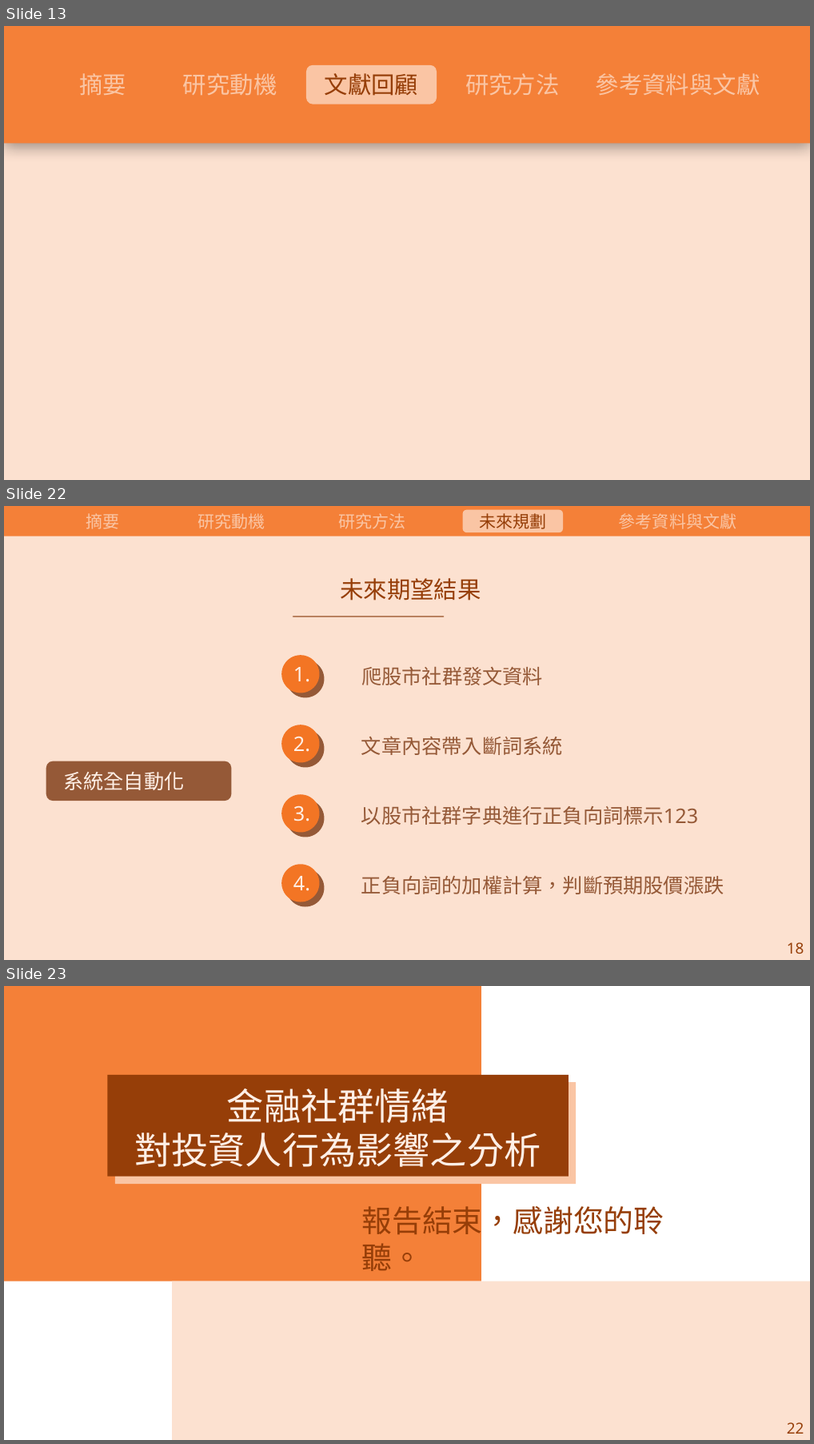
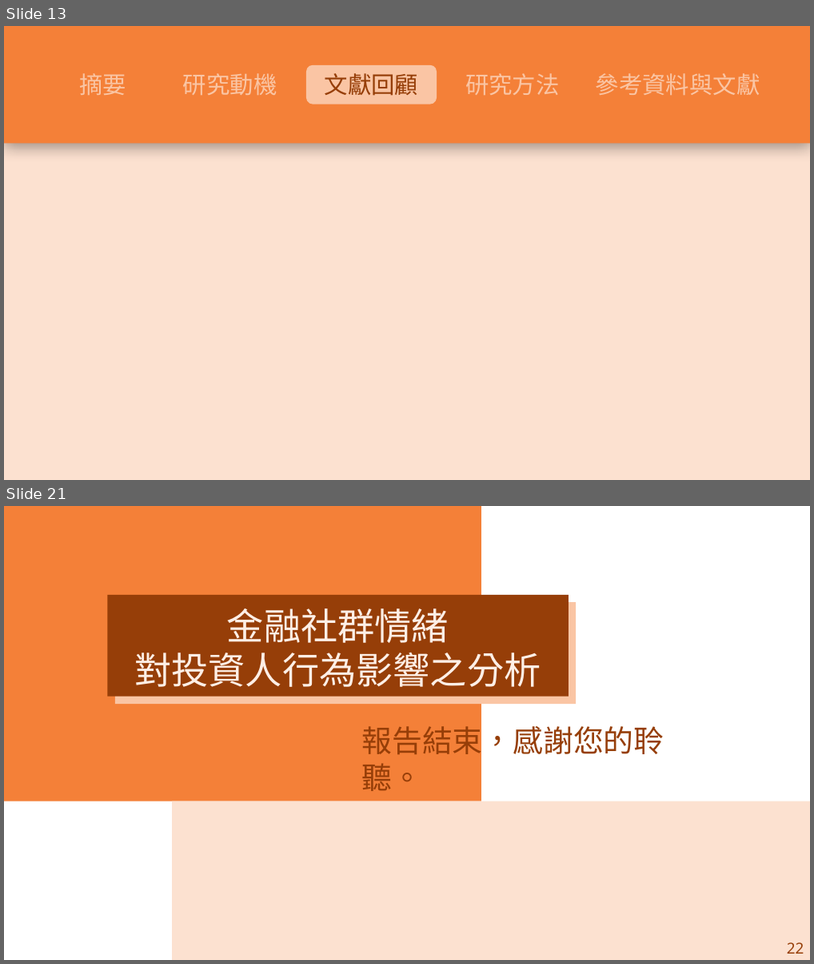
Before and after one commit to carina419/NTUST, a slide deck: 112-2/MI6006701 研究方法/研究方法期末報告.pptx. Shown one above the other, each under a label of ours: slides 13, 22 and 23 before the commit, slides 13 and 21 after it; the slides between them are not shown. The pictures are 814x1444 and 814x964 pixels, drawn with LibreOffice and Linux fonts; fonts in the diff are those of the drawing. Boxes give left, top, right and bottom in pixels: in the first picture for what was removed or moved away, otherwise in the second. Text is boxed around its words. In the diff, an @@ line names an element or a change of style, - is before the commit and + after.

```diff
--- a/112-2/MI6006701 研究方法/研究方法期末報告.pptx
+++ b/112-2/MI6006701 研究方法/研究方法期末報告.pptx
@@ slide 22 removed at (x1=4, y1=506, x2=810, y2=960), background #FFFFFF @@
@@ rectangle removed at (x1=4, y1=506, x2=810, y2=960) @@
@@ rectangle removed at (x1=4, y1=506, x2=810, y2=536) @@
@@ text removed at (x1=86, y1=513, x2=120, y2=529) @@
-摘要
@@ text removed at (x1=198, y1=513, x2=265, y2=529) @@
-研究動機
@@ text removed at (x1=338, y1=513, x2=406, y2=529) @@
-研究方法
@@ rounded rectangle removed at (x1=463, y1=510, x2=563, y2=532) @@
@@ text removed at (x1=479, y1=513, x2=546, y2=529) @@
-未來規劃
@@ text removed at (x1=619, y1=513, x2=737, y2=529) @@
-參考資料與文獻
@@ text removed at (x1=340, y1=578, x2=481, y2=600) @@
-未來期望結果
@@ line removed from (444, 616) to (294, 616) @@
@@ rounded rectangle removed at (x1=46, y1=760, x2=231, y2=800) @@
@@ text removed at (x1=63, y1=772, x2=184, y2=790) @@
-系統全自動化
@@ group removed at (x1=282, y1=655, x2=725, y2=907): 8 texts, 8 ellipses @@
-爬股市社群發文資料
-1.
-文章內容帶入斷詞系統
-2.
-以股市社群字典進行正負向詞標示123
-3.
-正負向詞的加權計算，判斷預期股價漲跌
-4.
@@ text removed at (x1=787, y1=942, x2=805, y2=953) @@
-18
@@ what was slide 23 is now slide 21 @@
```
Also in this commit, not shown: 11 slides changed, 1 other slide removed.
